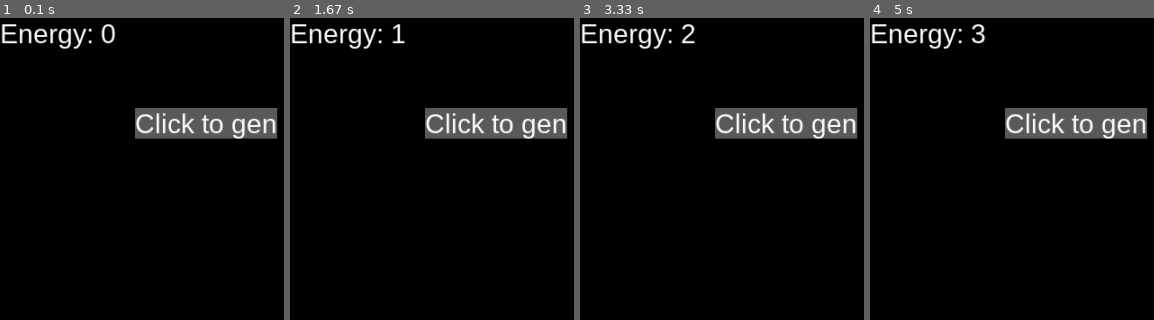
Above: before the commit, frames 1-4 (left to right).
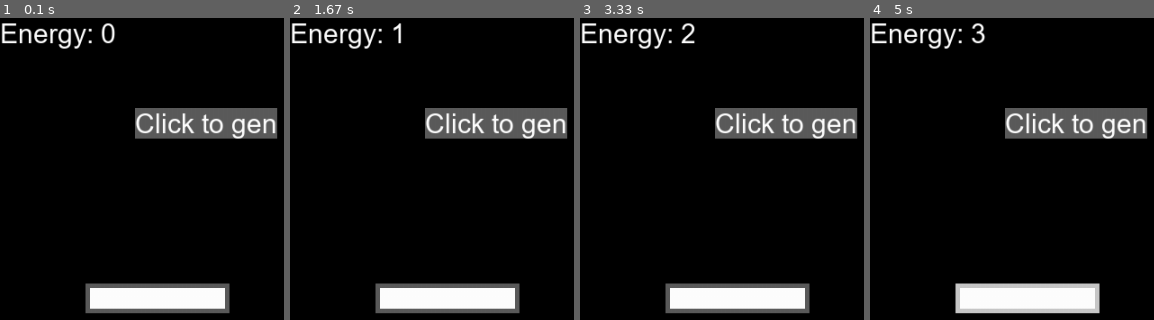
Above: after the commit, the same moments.

Repository: Slayrix/Idle-Game
Game: pygame game, started from Game/main.py
The game is run twice, just before and just after one commit, with the same random seed, the same clock (stepped at 60 frames per second) and the same inputs.
Inputs (mouse positions are in pixels of both pictures, inside the frame that each line leads up to):
- Up to frame 1 (0.1 s): no input
- Up to frame 2 (1.67 s): click (446, 295) at 0.38 s; hold Backspace 0.67-1.13 s; click (outside the picture) at 1.22 s; click (505, 135) at 1.55 s
- Up to frame 3 (3.33 s): tap Shift at 1.83 s; click "Click to gen" at 3.22 s
- Up to frame 4 (5 s): click "Click to gen" at 4.55 s; click (1057, 292) at 4.88 s

The runs differ from the first frame. In frame 1, 5.7% of the frame differs, in the area x 0-97%, y 1-98%; in frame 2, 5.8%; in frame 3, 5.7%; in frame 4, 5.9%, in the area x 0-97%, y 1-99%.

Commit message:
Added Cheats Text box

Diff:
--- /dev/null
+++ b/Game/cheats.py
@@ -0,0 +1,47 @@
+import pygame as pg
+import game
+
+class textBox:
+    def __init__(self, xPos, yPos):
+        print("test")
+        self.textString = ""
+        self.xPos = xPos
+        self.yPos = yPos
+        self.selected = False
+        self.font = pg.font.Font("arial.ttf", 20)
+        self.text = self.font.render(self.textString, True, (0, 0, 0))
+
+        self.textBoxRect = self.text.get_rect()
+        self.textBoxRect.height = self.text.get_height()
+        self.textBoxRect.width = 150
+        self.textBoxRect.x = xPos
+        self.textBoxRect.y = yPos
+
+        self.boarderRect = pg.Rect(0, 0, 0, 0)
+        self.boarderRect.height = self.textBoxRect.height + 10
+        self.boarderRect.width = 160
+        self.boarderRect.x = xPos - 5
+        self.boarderRect.y = yPos - 5
+
+    def drawTextBox(self):
+        if self.selected == True:
+            pg.draw.rect(game.gameScreen, (200, 200, 200), self.boarderRect)
+        else:
+            pg.draw.rect(game.gameScreen, (92, 92, 92), self.boarderRect)
+        pg.draw.rect(game.gameScreen, (255, 255, 255), self.textBoxRect)
+        game.gameScreen.blit(self.text, (self.xPos, self.yPos))
+
+    def setSelected(self, bool):
+        self.selected = bool
+
+    def addTextToTextBox(self, c):
+        if self.text.get_width() < self.textBoxRect.width - 10:
+            self.textString += c
+            self.text = self.font.render(self.textString, True, (0, 0, 0))
+
+    def delTextFromTextBox(self):
+        if len(self.textString) > 0:
+            self.textString = self.textString[0:len(self.textString) - 1]
+            self.text = self.font.render(self.textString, True, (0, 0, 0))
+
+cheatsTextBox = textBox(100, 300)
--- a/Game/event.py
+++ b/Game/event.py
@@ -1,10 +1,11 @@
 import pygame as pg
-import menu, upgrade, button, game
+import menu, upgrade, button, game, cheats
 
 def eventCheck(running):
     for event in pg.event.get():
         running = checkIfQuit(event, running)
         mouseClickCheck(event)
+        checkIfKeyPressed(event)
     return running
 
 def checkIfQuit(event, running):
@@ -39,3 +40,32 @@
 
         if button.shopBackButton.rect.collidepoint(event.pos):
             menu.menuVar.setCurrentMenuToDefaultMenu()
+
+    if cheats.cheatsTextBox.textBoxRect.collidepoint(event.pos):
+        cheats.cheatsTextBox.setSelected(True)
+    elif not cheats.cheatsTextBox.textBoxRect.collidepoint(event.pos):
+        cheats.cheatsTextBox.setSelected(False)
+
+def checkIfKeyPressed(event):
+    shiftPressed = checkIfShiftPressed()
+    if event.type == pg.KEYDOWN and event.key >= 97 and event.key <= 122:
+        if shiftPressed == True:
+            subAmount = 32
+        else:
+            subAmount = 0
+        if cheats.cheatsTextBox.selected == True:
+            cheats.cheatsTextBox.addTextToTextBox(chr(event.key - subAmount))
+    elif event.type == pg.KEYDOWN and event.key >= 48 and event.key <= 57:
+        if cheats.cheatsTextBox.selected == True:
+            cheats.cheatsTextBox.addTextToTextBox(chr(event.key))
+    if event.type == pg.KEYDOWN and event.key == pg.K_BACKSPACE:
+        if cheats.cheatsTextBox.selected == True:
+            cheats.cheatsTextBox.delTextFromTextBox()
+
+def checkIfShiftPressed():
+    pressedKeys = pg.key.get_pressed()
+    if pressedKeys[pg.K_LSHIFT]:
+        shiftPressed = True
+    else:
+        shiftPressed = False
+    return shiftPressed
--- a/Game/menu.py
+++ b/Game/menu.py
@@ -1,4 +1,4 @@
-import game, currency, upgrade, text, button
+import game, currency, upgrade, text, button, cheats
 
 class menu:
     def __init__(self):
@@ -21,6 +21,8 @@
         elif upgrade.bigBangUpgrade.level >= 1:
             game.gameScreen.blit(text.matterText.text, (0,50))
             button.shopButton.drawButton((92, 92, 92))
+
+        cheats.cheatsTextBox.drawTextBox()
     elif menuVar.currentMenu == "shop":
         game.gameScreen.blit(text.energyText.text, (0,0))
         game.gameScreen.blit(text.matterText.text, (0,50))
Binary file added: arial.ttf
